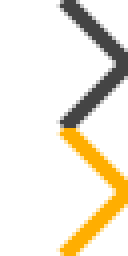
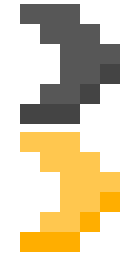
Comparing the layer stacks of the two (128, 256) images. Changes:
removed layer "直線 2" over [56, 0, 128, 256]
added layer "矩形 3" (1st of 2) above "矩形 3" over [20, 132, 120, 252]
added layer "矩形 3" (2nd of 2) over [20, 4, 120, 124]
